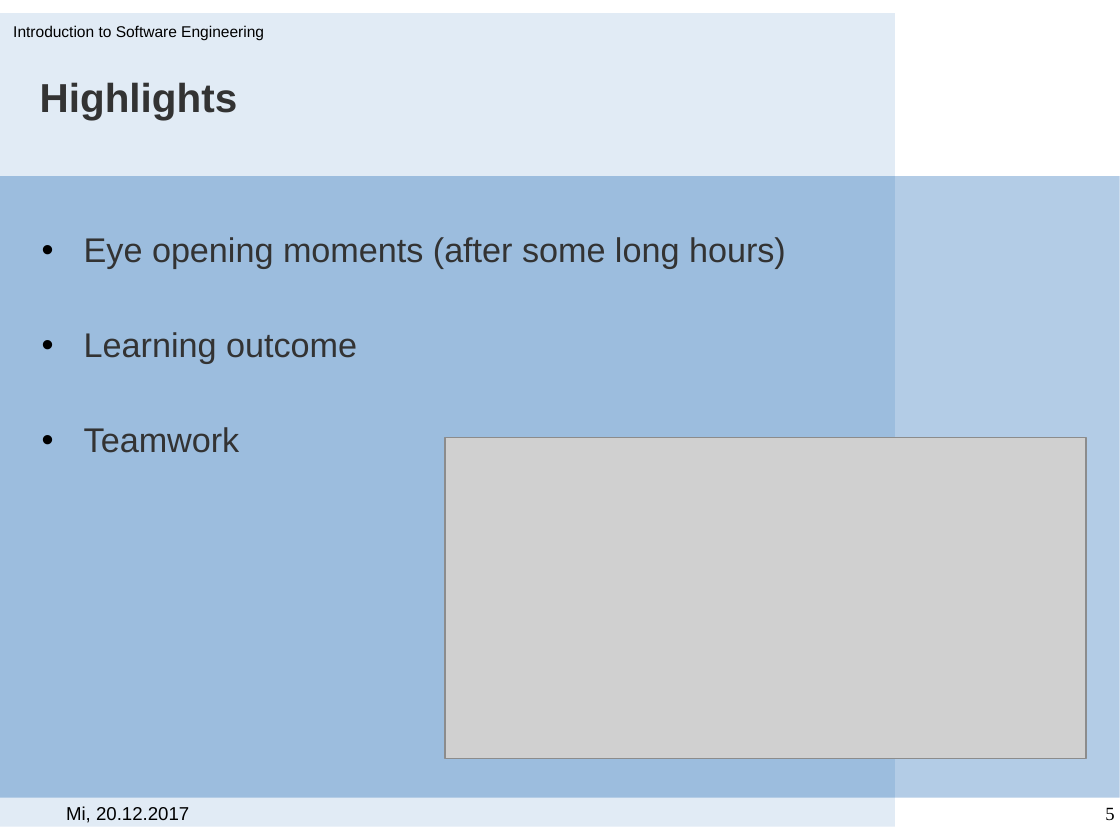
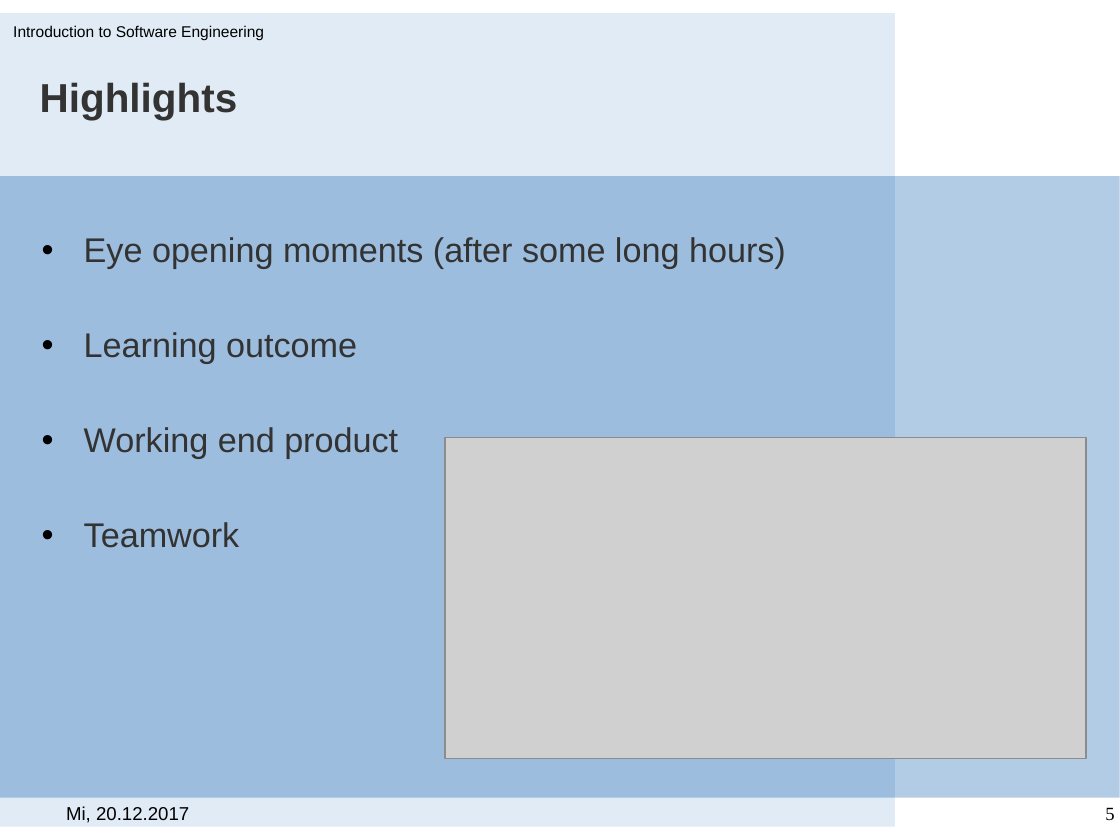
Before and after one commit to scg-unibe-ch/ese2017-team1, a slide deck: slide 5 of Documentation/ESE team1.pptx. Drawn at 1120x840 pixels with LibreOffice and Linux fonts; fonts in the diff are those of the drawing; grey boxes stand for pictures; background and template pictures are left out. Boxes give left, top, right and bottom in pixels: in the first picture for what was removed or moved away, otherwise in the second. Text is boxed around its words. In the diff, an @@ line names an element or a change of style, - is before the commit and + after.

Commit message:
typo in ppp

```diff
--- a/Documentation/ESE team1.pptx
+++ b/Documentation/ESE team1.pptx
@@ text at box(84, 427, 398, 459): paragraph added @@
+• Working end product
```
Also in this commit, not shown: 1 other slide changed.
